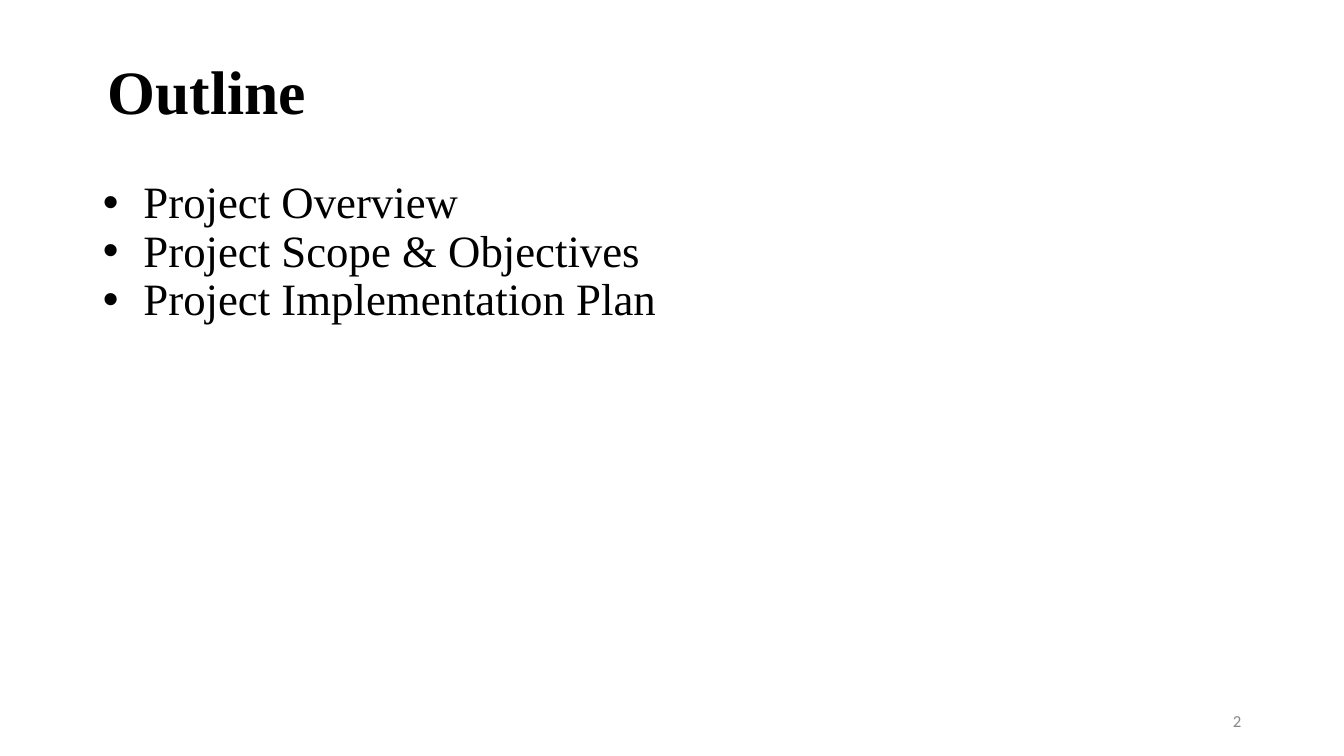
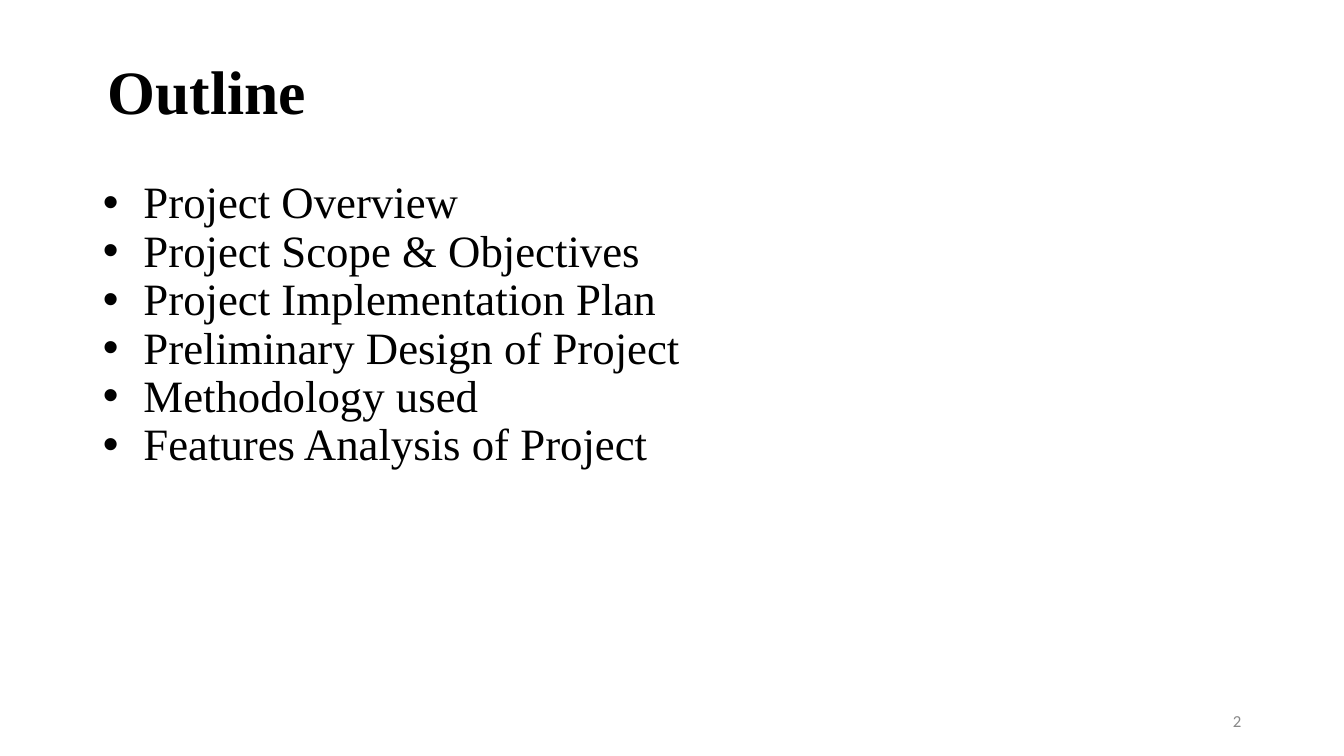
Before and after one commit to Brainskull24/Heal.ai, a slide deck: slide 2 of PPT.pptx. Drawn at 1344x756 pixels with LibreOffice and Linux fonts; fonts in the diff are those of the drawing; background and template pictures are left out. Boxes give left, top, right and bottom in pixels: in the first picture for what was removed or moved away, otherwise in the second. Text is boxed around its words. In the diff, an @@ line names an element or a change of style, - is before the commit and + after.

```diff
--- a/PPT.pptx
+++ b/PPT.pptx
@@ text at (143,332,680,470): paragraphs added @@
+• Preliminary Design of Project
+• Methodology used
+• Features Analysis of Project
```
Also in this commit, not shown: 4 other slides changed, 7 slides added, 7 other files.
